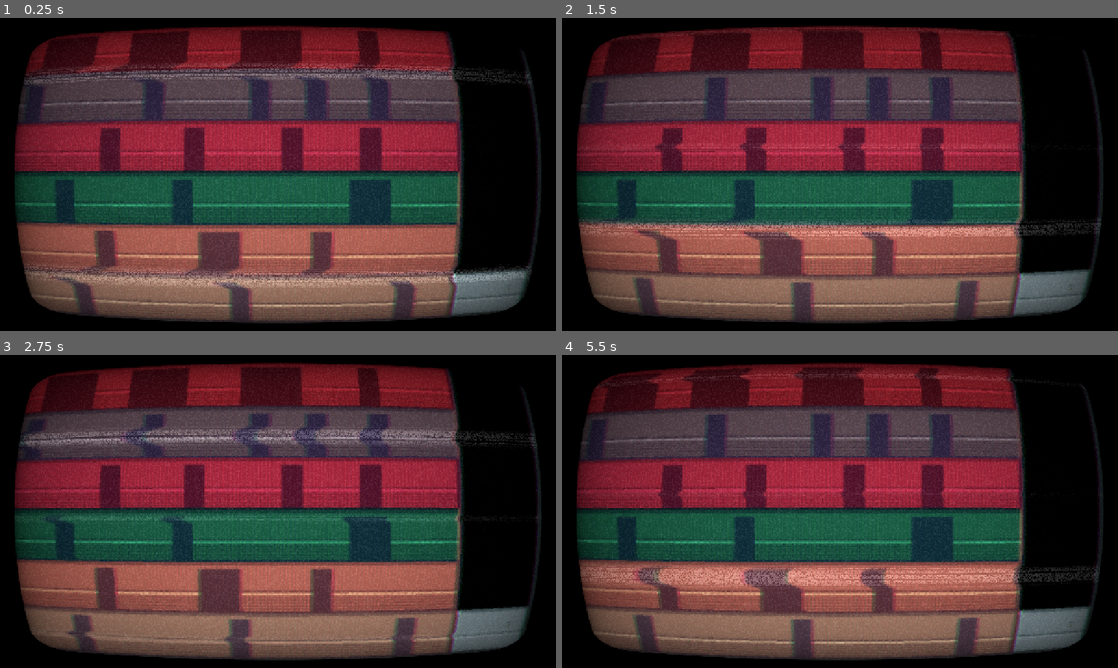
Above: before the commit, frames 1-4 (two rows, left to right).
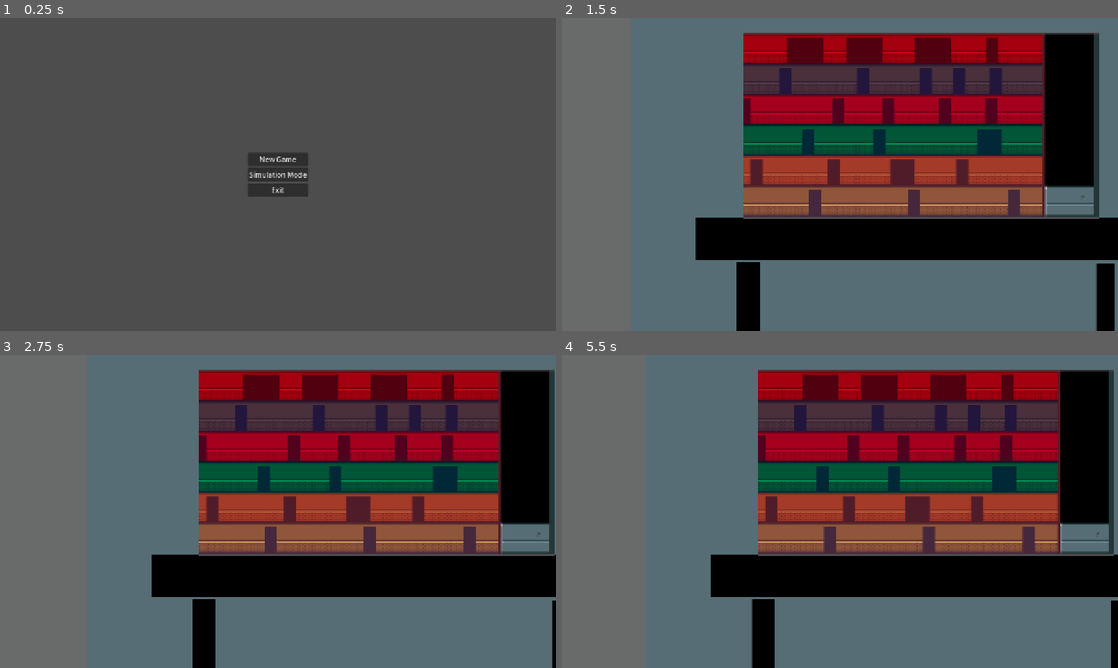
Above: after the commit, the same moments.

Repository: grinrix/Uplift-Enterprise
Game: Godot game, scene res://MainMenu.tscn
Two runs of this game, one before a commit and one after it. Both use one fixed random seed, a clock stepped at 60 frames per second and the inputs below. Before the commit the project starts from res://GameMap.tscn.
Inputs (mouse positions are in pixels of both pictures, inside the frame that each line leads up to):
- Up to frame 1 (0.25 s): no input
- Up to frame 2 (1.5 s): click (840, 174) at 0.5 s, where only the run after the commit has a clickable "Simulation Mode"; move the mouse to (962, 158) at 1.27 s; hold Up (ui_up) from 1.28 s (still down); click (962, 158) at 1.42 s
- Up to frame 3 (2.75 s): move the mouse to (166, 527) at 2.02 s; release Up (ui_up) at 2.03 s; hold Down (ui_down) from 2.03 s (still down); click (166, 527) at 2.17 s
- Up to frame 4 (5.5 s): move the mouse to (895, 442) at 2.77 s; release Down (ui_down) at 2.78 s; hold Up (ui_up) 2.78-4.28 s; click (895, 442) at 2.92 s; move the mouse to (812, 574) at 3.52 s; click (812, 574) at 3.67 s; move the mouse to (1006, 558) at 4.27 s; hold Down (ui_down) from 4.28 s (still down); click (1006, 558) at 4.42 s; move the mouse to (673, 464) at 5.02 s; click (673, 464) at 5.17 s

The runs differ from the first frame. In frame 1, 89% of the frame differs, in the area x 0-100%, y 0-100%; in frame 2, 88%; in frame 3, 89%; in frame 4, 89%.

Commit message:
menu główne itp
menu główne

Diff:
--- a/GameManager.gd
+++ b/GameManager.gd
@@ -9,6 +9,10 @@
 var base_y = 0.0
 # timer
 var spawn_timer = Timer.new()
+
+# system oceniania
+var score_points = 0
+var mistakes = 0
 
 func _ready():
 	base_y = elevator.position.y
@@ -139,3 +143,10 @@
 		# sprawdzamy ponownie czy ktoś kolejny nie zaczął wsiadać
 		if passengers_boarding_count <= 0:
 			elevator.close_doors()
+
+# system oceniania
+func calculate_grade():
+	if mistakes > 5: return "F"
+	if mistakes > 3: return "D"
+	if score_points > 5000: return "S"
+	return "A"
--- /dev/null
+++ b/LaptopPanel.gd
@@ -0,0 +1,30 @@
+extends Control
+var is_open = false
+var screen_height = 0.0
+@onready var slide_tween: Tween
+
+func _ready():
+	screen_height = get_viewport_rect().size.y
+	# laptop jest ustawiony pod ekranem na start
+	position.y = screen_height
+func _process(delta):
+	var mouse_y = get_viewport().get_mouse_position().y
+	var threshold = screen_height - 50
+	# Otwieranie
+	if mouse_y > threshold and not is_open:
+		open_laptop()
+	# Zamykanie
+	elif mouse_y < (screen_height - 400) and is_open:
+		close_laptop()
+func open_laptop():
+	is_open = true
+	if slide_tween: slide_tween.kill()
+	slide_tween = create_tween()
+	# Wyjeżdża do góry (na pozycję 0)
+	slide_tween.tween_property(self, "position:y", 0.0, 0.5).set_trans(Tween.TRANS_CUBIC)
+func close_laptop():
+	is_open = false
+	if slide_tween: slide_tween.kill()
+	slide_tween = create_tween()
+	# Chowa się pod ekran
+	slide_tween.tween_property(self, "position:y", screen_height, 0.5).set_trans(Tween.TRANS_CUBIC)
--- /dev/null
+++ b/MainMenu.gd
@@ -0,0 +1,19 @@
+extends Control
+
+func _ready():
+	$"Przyciski/new game".pressed.connect(_on_start_game_pressed)
+
+	$"Przyciski/simulation mode".pressed.connect(_on_simulation_pressed)
+	$Przyciski/exit.pressed.connect(_on_exit_pressed)
+
+func _on_start_game_pressed():
+	print("Uruchamianie gry...")
+	get_tree().change_scene_to_file("res://SecurityRoom3D.tscn")
+
+func _on_simulation_pressed():
+	print("Uruchamianie trybu symulacji...")
+	get_tree().change_scene_to_file("res://SecurityRoom.tscn")
+
+func _on_exit_pressed():
+	print("Zamykanie...")
+	get_tree().quit()
--- /dev/null
+++ b/MainMenu.tscn
@@ -0,0 +1,43 @@
+[gd_scene load_steps=2 format=3 uid="uid://7k288sjacbay"]
+
+[ext_resource type="Script" uid="uid://ms2ke24ih5y0" path="res://MainMenu.gd" id="1_i26rj"]
+
+[node name="MainMenu" type="Control"]
+layout_mode = 3
+anchors_preset = 8
+anchor_left = 0.5
+anchor_top = 0.5
+anchor_right = 0.5
+anchor_bottom = 0.5
+grow_horizontal = 2
+grow_vertical = 2
+script = ExtResource("1_i26rj")
+
+[node name="Przyciski" type="VBoxContainer" parent="."]
+layout_mode = 1
+anchors_preset = 8
+anchor_left = 0.5
+anchor_top = 0.5
+anchor_right = 0.5
+anchor_bottom = 0.5
+offset_left = -70.0
+offset_top = -50.5
+offset_right = 70.0
+offset_bottom = 50.5
+grow_horizontal = 2
+grow_vertical = 2
+size_flags_horizontal = 4
+size_flags_vertical = 4
+
+[node name="new game" type="Button" parent="Przyciski"]
+layout_mode = 2
+text = "New Game"
+
+[node name="simulation mode" type="Button" parent="Przyciski"]
+layout_mode = 2
+text = "Simulation Mode"
+
+[node name="exit" type="Button" parent="Przyciski"]
+layout_mode = 2
+text = "Exit
+"
--- a/SecurityRoom.gd
+++ b/SecurityRoom.gd
@@ -2,7 +2,6 @@
 
 @onready var camera = $Camera2D
 @onready var background = $Background
-@onready var clock = $Clock
 
 # parametry
 var sensitivity: float = 0.05
@@ -21,27 +20,9 @@
 	max_camera_x = bg_width - viewport_width
 	if max_camera_x < 0: max_camera_x = 0
 	var elevator_node = $ElevetorCam/SubViewport/GameMap/Elevator
-	$Generator.power_status_changed.connect(elevator_node.set_power_state)
 
 
-	var minigame_manager = $Minigames/SubViewport/MinigameManager
-	var generator = $Generator # (lub $PowerGenerator)
 
-	# ŁĄCZYMY SYGNAŁY
-	# Gdy gra startuje -> ustaw w generatorze minigame_active = true
-	minigame_manager.minigame_started.connect(func(): generator.minigame_active = true)
-
-	# Gdy gra się kończy -> ustaw w generatorze minigame_active = false
-	# (ignorujemy wynik success/fail w kontekście blokady, odblokowujemy zawsze)
-	minigame_manager.minigame_ended.connect(func(success): generator.minigame_active = false)
-
-	# Tutaj w przyszłości obsłużymy też "Wylanie z pracy" jeśli success == false
-	minigame_manager.minigame_ended.connect(_on_minigame_result)
-
-func _on_minigame_result(success: bool):
-	if not success:
-		print("Gracz zawalił zadanie! Ostrzeżenie!")
-		# Tu dodasz licznik błędów (np. 3 błędy = Game Over)
 
 func _process(delta):
 	var mouse_x = get_viewport().get_mouse_position().x
@@ -49,20 +30,3 @@
 	var mouse_percentage = clamp(mouse_x / screen_w, 0.0, 1.0)
 	var target_x = mouse_percentage * max_camera_x
 	camera.position.x = lerp(camera.position.x, target_x, delta * 2.0)
-	# zegar
-	if shift_active:
-		# odliczanie
-		time_left -= delta
-		# formatowanie czasu
-		var minutes = floor(time_left / 60)
-		var seconds = int(time_left) % 60
-		clock.text = "%02d:%02d" % [minutes, seconds]
-		# koniec zmiany
-		if time_left <= 0:
-			end_shift()
-
-func end_shift():
-	shift_active = false
-	clock.text = "00:00"
-	print("KONIEC ZMIANY! PODSUMOWANIE...")
-	# TODO: KOLEJNE POZIOMY
--- a/SecurityRoom.tscn
+++ b/SecurityRoom.tscn
@@ -1,19 +1,8 @@
-[gd_scene load_steps=11 format=3 uid="uid://r04bfu67fn3t"]
+[gd_scene load_steps=4 format=3 uid="uid://r04bfu67fn3t"]
 
 [ext_resource type="Script" uid="uid://bboyo8ujf2eq3" path="res://SecurityRoom.gd" id="1_mc320"]
 [ext_resource type="Texture2D" uid="uid://cw8omhvneifim" path="res://Assets/room_bg.png" id="2_l3kad"]
 [ext_resource type="PackedScene" uid="uid://dy8iabomvheh5" path="res://GameMap.tscn" id="3_m0nhq"]
-[ext_resource type="Texture2D" uid="uid://cuuyhoakgh2lk" path="res://icon.svg" id="3_pj1b5"]
-[ext_resource type="Script" uid="uid://crrq78n42foeg" path="res://generator.gd" id="4_l3kad"]
-[ext_resource type="Texture2D" uid="uid://i42erp10bmx6" path="res://Assets/PassengerIdle.png" id="4_mc1lk"]
-[ext_resource type="Texture2D" uid="uid://pucotbc8304" path="res://Assets/elevator.png" id="5_0yyox"]
-[ext_resource type="PackedScene" uid="uid://yopusshe38f5" path="res://MinigameManager.tscn" id="7_mc1lk"]
-
-[sub_resource type="SystemFont" id="SystemFont_l3kad"]
-
-[sub_resource type="LabelSettings" id="LabelSettings_m0nhq"]
-font = SubResource("SystemFont_l3kad")
-font_size = 21
 
 [node name="SecurityRoom" type="Node2D"]
 script = ExtResource("1_mc320")
@@ -25,47 +14,19 @@
 texture = ExtResource("2_l3kad")
 centered = false
 
-[node name="Generator" type="TextureProgressBar" parent="."]
-offset_left = 452.0
-offset_top = 192.0
-offset_right = 580.0
-offset_bottom = 324.0
-step = 0.0
-value = 100.0
-fill_mode = 3
-texture_under = ExtResource("3_pj1b5")
-texture_over = ExtResource("4_mc1lk")
-texture_progress = ExtResource("5_0yyox")
-script = ExtResource("4_l3kad")
-
-[node name="Minigames" type="SubViewportContainer" parent="."]
-offset_left = 1262.0
-offset_top = 340.0
-offset_right = 1688.0
-offset_bottom = 555.0
-
-[node name="SubViewport" type="SubViewport" parent="Minigames"]
-handle_input_locally = false
-size = Vector2i(410, 215)
-render_target_update_mode = 4
-
-[node name="MinigameManager" parent="Minigames/SubViewport" instance=ExtResource("7_mc1lk")]
-
 [node name="ElevetorCam" type="SubViewportContainer" parent="."]
-offset_left = 631.0
-offset_top = 170.0
-offset_right = 1057.0
-offset_bottom = 370.0
+offset_left = 578.0
+offset_top = 33.0
+offset_right = 988.0
+offset_bottom = 248.0
+scale = Vector2(2, 2)
 
 [node name="SubViewport" type="SubViewport" parent="ElevetorCam"]
 handle_input_locally = false
 size = Vector2i(410, 215)
+size_2d_override = Vector2i(30, 0)
 render_target_update_mode = 4
 
 [node name="GameMap" parent="ElevetorCam/SubViewport" instance=ExtResource("3_m0nhq")]
-scale = Vector2(0.3, 0.3)
-
-[node name="Clock" type="Label" parent="."]
-offset_right = 40.0
-offset_bottom = 23.0
-label_settings = SubResource("LabelSettings_m0nhq")
+position = Vector2(-28.500011, -11.999998)
+scale = Vector2(0.35, 0.35)
--- a/SecurityRoom3D.tscn
+++ b/SecurityRoom3D.tscn
@@ -9,6 +9,7 @@
 [ext_resource type="Texture2D" uid="uid://i42erp10bmx6" path="res://Assets/PassengerIdle.png" id="5_vapsd"]
 [ext_resource type="PackedScene" uid="uid://csqtiun7r24b2" path="res://generator.tscn" id="6_240jw"]
 [ext_resource type="PackedScene" uid="uid://yopusshe38f5" path="res://MinigameManager.tscn" id="8_0ek2n"]
+[ext_resource type="Script" uid="uid://dcpi3lwmepkqb" path="res://LaptopPanel.gd" id="10_6y15s"]
 
 [sub_resource type="SphereMesh" id="SphereMesh_n7fyb"]
 radius = 10.0
@@ -151,3 +152,14 @@
 offset_right = 168.0
 offset_bottom = 31.0
 text = "Mode: Dynamic"
+
+[node name="LaptopLayer" type="CanvasLayer" parent="."]
+
+[node name="LaptopPanel" type="Control" parent="LaptopLayer"]
+layout_mode = 3
+anchors_preset = 15
+anchor_right = 1.0
+anchor_bottom = 1.0
+grow_horizontal = 2
+grow_vertical = 2
+script = ExtResource("10_6y15s")
--- a/project.godot
+++ b/project.godot
@@ -11,7 +11,7 @@
 [application]
 
 config/name="UpliftEnterprise"
-run/main_scene="uid://dy8iabomvheh5"
+run/main_scene="uid://7k288sjacbay"
 config/features=PackedStringArray("4.5", "Forward Plus")
 config/icon="res://icon.svg"
 
Not shown, added: LaptopPanel.gd.uid
Not shown, added: MainMenu.gd.uid
Not shown: 1 places in SecurityRoom3D.tscn that only renumber resources
